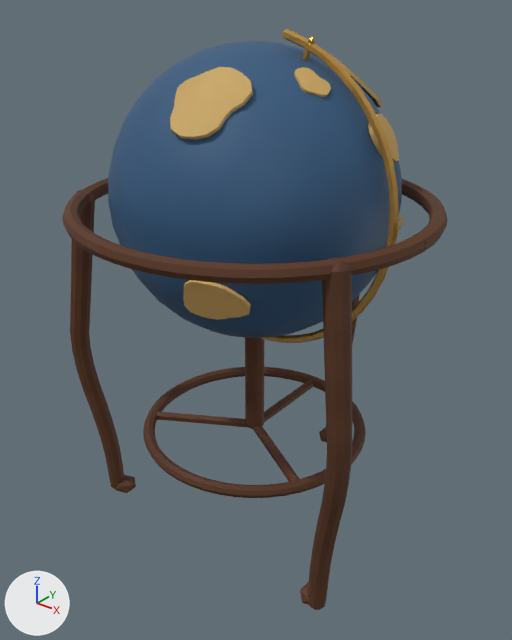
Renders of the Blender file assets/models/source/furniture/globe_floor.blend from each side of a commit.
Before and after are seen from a 50 mm lens placed at (0.731, -0.909, 0.988), pointed at (0.006, -0.003, 0.427). Every picture has the same lights, and +X, +Y and +Z are marked at lower left. The older version comes first.

Objects in the first picture: 'Gestell', 'Globus', 'Kontinente', 'Meridian'.
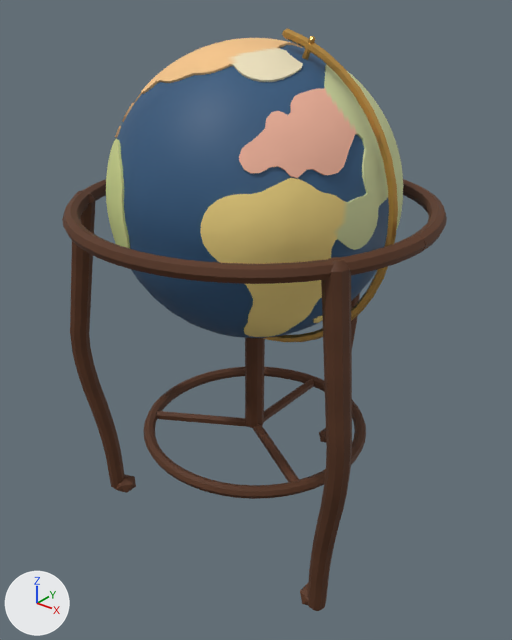
Boxes [x1, y1, x2, y2] around the edits, measured in the pictures (512 x 640 px):
'Kontinente', recoloured, reshaped (27% wider, 13% taller)
    before: [170, 55, 404, 320]
    after: [106, 38, 403, 337]
part 1 of me_kontinente, added
    after: [200, 64, 403, 337]
part 2 of me_kontinente, added
    after: [106, 139, 130, 249]
part 3 of me_kontinente, added
    after: [313, 315, 323, 323]
part 4 of me_kontinente, reshaped
    before: [170, 55, 399, 163]
    after: [122, 38, 303, 122]
part 5 of me_kontinente, deleted
    before: [183, 280, 251, 320]
part 6 of me_kontinente, deleted
    before: [376, 216, 404, 275]

What changed in the scene script:
```text
Change mat_globe_land:
    where n3 = _N.new('ShaderNodeRGB'); n3.name = 'RGB'
    n3.outputs[0].default_value: (0.604, 0.393, 0.133, 1.0) -> (0.911, 0.828, 0.604, 1.0)  # 'Color', orange #cca866 -> 'Color', beige #f5ebcc
Change me_kontinente:
    used by ob_kontinente; location = (0.0, 0.0, 0.0)
    remove me_kontinente.from_pydata(...)  # 336 vertices, 480 faces; spans x -0.203..0.246, y -0.234..0.228, z 0.521..0.888
    add me_kontinente.from_pydata(...)  # 5188 vertices, 5206 faces; spans x -0.181..0.248, y -0.241..0.23, z 0.469..0.903
    me_kontinente part 1: a new loose piece of 2762 vertices spanning x 0.062..0.248, y -0.232..0.179, z 0.469..0.882, in mat_globe_land
    me_kontinente part 2: a new loose piece of 496 vertices spanning x -0.181..-0.05, y -0.241..-0.106, z 0.514..0.765, in mat_globe_land
    me_kontinente part 3: a new loose piece of 16 vertices spanning x 0.168..0.188, y -0.069..-0.043, z 0.49..0.512, in mat_globe_land
    me_kontinente part 4: 1 vertex moved within x 0.12, y -0.057, z 0.869; 167 vertices removed from x -0.004..0.232, y -0.214..0.178, z 0.733..0.888; 1595 vertices added at x -0.174..0.122, y -0.151..0.087, z 0.776..0.903
    me_kontinente part 5: 42 vertices removed from x 0.039..0.141, y -0.234..-0.175, z 0.521..0.597
    me_kontinente part 6: 42 vertices removed from x 0.199..0.246, y 0.023..0.133, z 0.538..0.637
    other edits to the shape of me_kontinente do not show in these pictures
```
